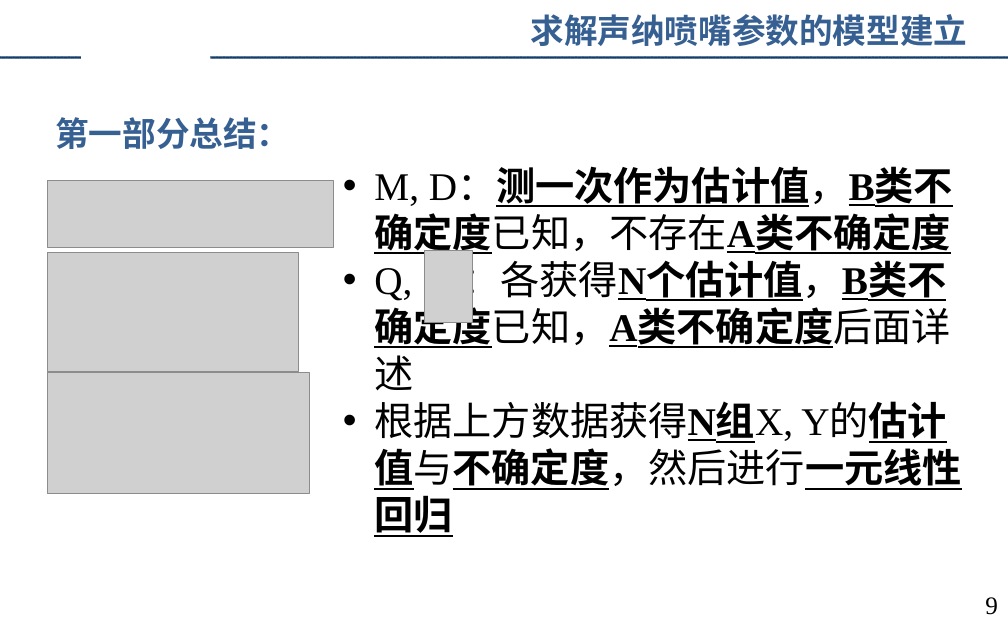
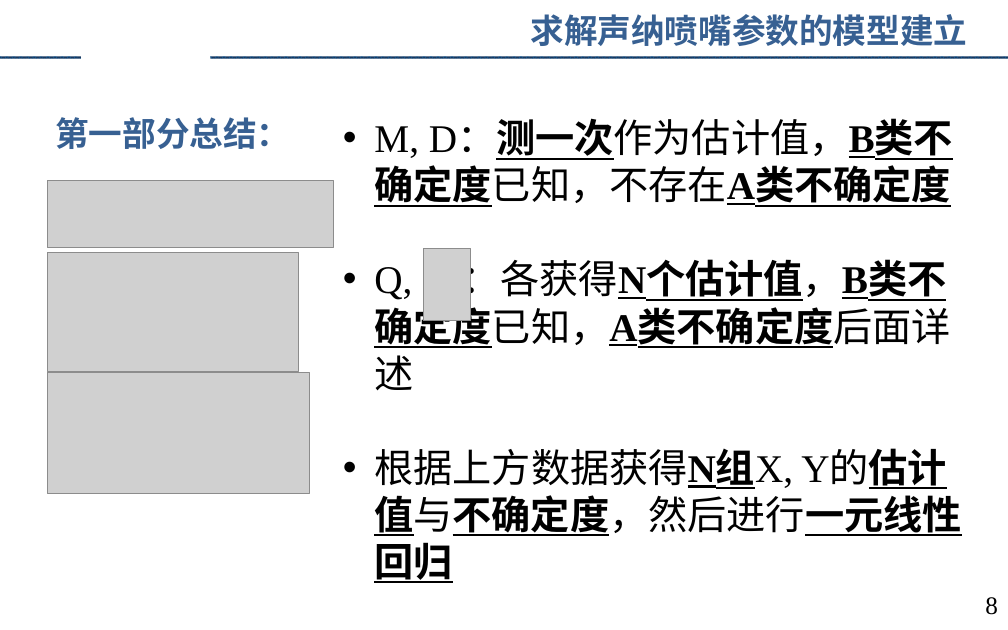
Before and after one commit to augusto-13/ErrorTheory_discussion_ppt, a slide deck: slide 8 of 2023-4-9.pptx (slide 9 before the commit). Drawn at 1008x630 pixels with LibreOffice and Linux fonts; fonts in the diff are those of the drawing; grey boxes stand for pictures; background and template pictures are left out. Boxes give left, top, right and bottom in pixels: in the first picture for what was removed or moved away, otherwise in the second. Text is boxed around its words. In the diff, an @@ line names an element or a change of style, - is before the commit and + after.

```diff
--- a/2023-4-9.pptx
+++ b/2023-4-9.pptx
@@ text "M, D：测一次作为估计值，B类不确定度已知，不存在A类不确定度" moved from (x1=374, y1=169, x2=961, y2=537) to (x1=374, y1=122, x2=961, y2=583) @@
@@ text at (x1=374, y1=122, x2=953, y2=207): bold off, underline off in "D：测一次作为估计值，B类不确定度已知，不存在A类不确定度" @@
@@ page number at (x1=985, y1=597, x2=998, y2=615): text changed @@
-9
+8
```
Also in this commit, not shown: 2 other slides changed, 6 slides added, 4 slides removed.
